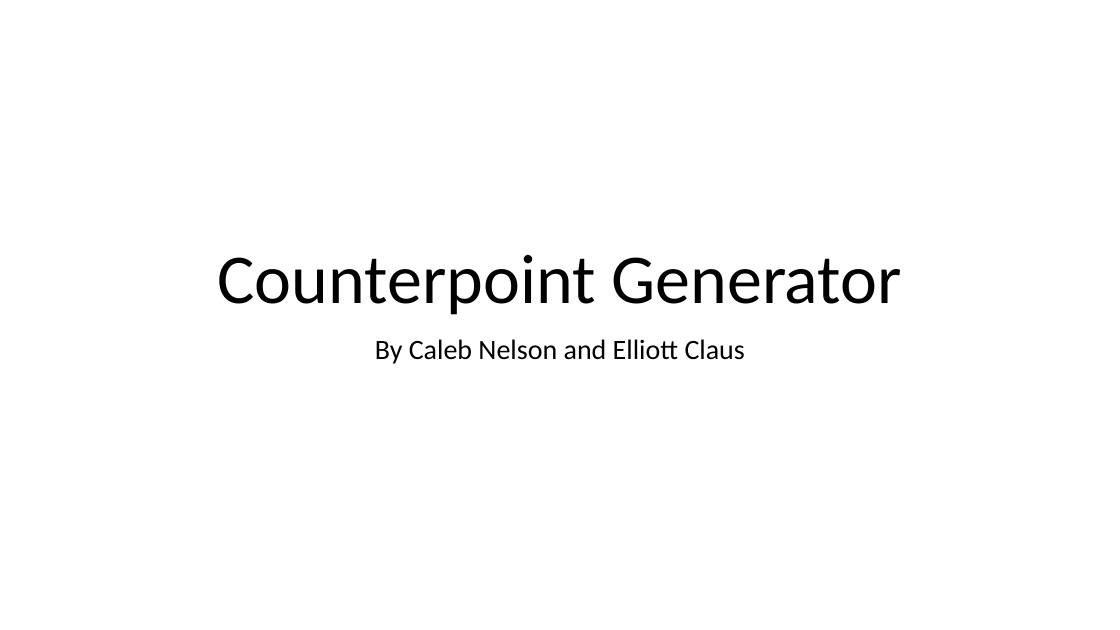
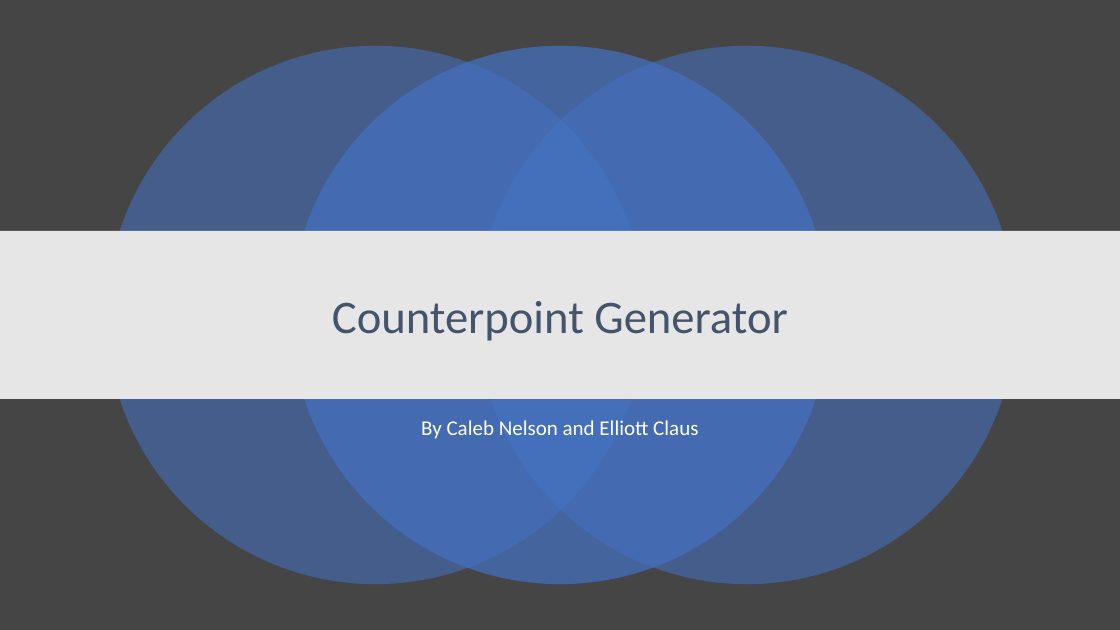
Before and after one commit to emdashii/counterpoint_generator, a slide deck: slide 1 of Non-Code Related/PowerPoint Presentation.pptx. Drawn at 1120x630 pixels with LibreOffice and Linux fonts; fonts in the diff are those of the drawing. Boxes give left, top, right and bottom in pixels: in the first picture for what was removed or moved away, otherwise in the second. Text is boxed around its words. In the diff, an @@ line names an element or a change of style, - is before the commit and + after.

```diff
--- a/Non-Code Related/PowerPoint Presentation.pptx
+++ b/Non-Code Related/PowerPoint Presentation.pptx
@@ background #FFFFFF to #454545 @@
@@ ellipse added at box(106, 46, 644, 585), fill #4472C4 at 55% opacity @@
@@ ellipse added at box(291, 46, 829, 585), fill #4472C4 at 70% opacity @@
@@ ellipse added at box(477, 46, 1016, 585), fill #4472C4 at 55% opacity @@
@@ rectangle added at box(0, 231, 1120, 399), fill #E7E6E6 @@
@@ title "Counterpoint Generator": place and size @@
-title "Counterpoint Generator" at box(218, 255, 902, 315)
+title "Counterpoint Generator" at box(332, 301, 787, 341)
@@ title "Counterpoint Generator" at box(332, 301, 787, 341): size 60 to 40 pt, text colour #000000 to #44546A; vertical alignment bottom to middle @@
@@ subtitle "By Caleb Nelson and Elliott ...": place and size @@
-subtitle "By Caleb Nelson and Elliott ..." at box(375, 339, 745, 364)
+subtitle "By Caleb Nelson and Elliott ..." at box(421, 420, 698, 439)
@@ subtitle "By Caleb Nelson and Elliott ..." at box(421, 420, 698, 439): size 24 to 18 pt, text colour #000000 to #FFFFFF @@
```
Also in this commit, not shown: 5 other slides changed, 1 slide added, 1 slide removed, 6 other files.
